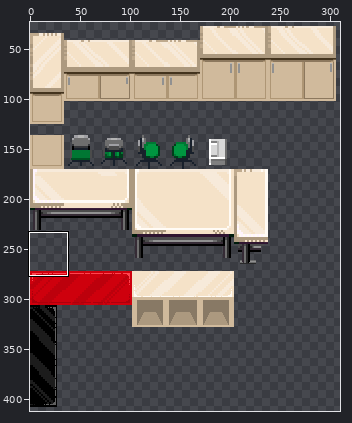
A sprite sheet gets an edit: tileset_own_jas.png. The picture above shows the old version from afar; the outline marks the close-up.
Close-up. First the earlier version:
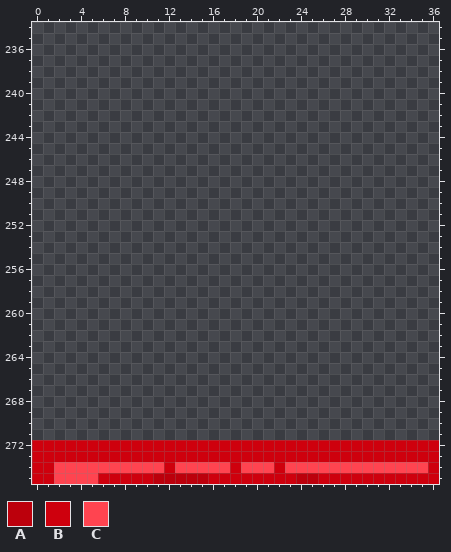
The file is 544x544 pixels. Colours within 5 levels of each other are drawn and written as one. Shown: x 0..36, y 234..275. The wide view leaves out empty margins. The commit also changed other parts of the picture, which this record leaves out.
Palette (. is transparent): A #bc000c  B #ce000d  C #ff4450
Pixels before, first column x 0:
272 BBBBBBBBBBBBBBBBBBBBBBBBBBBBBBBBBBBBB
273 BBBBBBBBBBBBBBBBBBBBBBBBBBBBBBBBBBBBB
274 BBCCCCCCCCCCBCCCCCBCCCBCCCCCCCCCCCCCB
275 BBCCCCBBBBBAAAAABBBBBBBBAABBBBBBBBBBB
Now the later version:
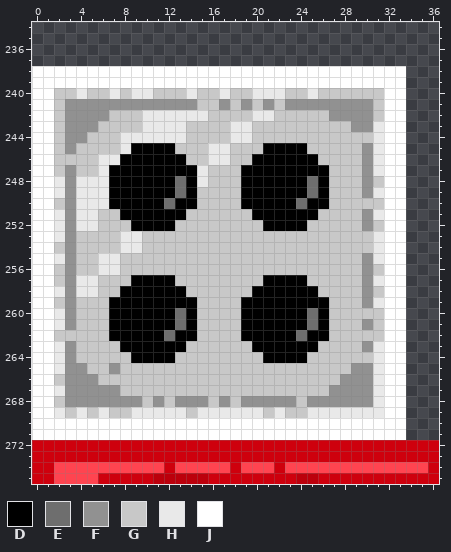
Colours new in this view: D #000000  E #6e6e6e  F #919191  G #c8c8c8  H #e9e9e9  J #ffffff
From old to new:
Changed rows in their new state; - is an unchanged pixel.
first column x 0:
238 JJJJJJJJJJJJJJJJJJJJJJJJJJJJJJJJJJ
239 JJJJJJJJJJJJJJJJJJJJJJJJJJJJJJJJJJ
240 JJGGHGGHGHHGGGHGGHGGHHHGGHGGGGGGJJ
241 JJGFFFFFFFFFFFFGGFGFGFGFFFFFFFFGJJ
242 JJGFFFFGGGHHHHHHGGGGHHGGGGGFFFFGJJ
243 JJGFFFGGGGHHHHGGGGHHGGGGGGGGGFFHJJ
244 JJGFFGGGHHHHHHGGGGHHGGGGGGGGGGGHJJ
245 JJGFGGGGHDDDDGGGHHGGGDDDDGGGGGFHJJ
246 JJGGGGHHDDDDDDGGHHGGDDDDDDGGGGFHJJ
247 JJGFGGHDDDDDDDDHGGGDDDDDDDDGGGFHJJ
248 JJHFHHHDDDDDDEDHGGGDDDDDDEDGGGFGJJ
249 JJHFHHHDDDDDDEDGGGGDDDDDDEDGGGFHJJ
250 JJGFHHHDDDDDEDDGGGGDDDDDEDDGGGGGJJ
251 JJHFHHGGDDDDDDGGGGGGDDDDDDGGGGFHJJ
252 JJHFHHGGGDDDDGGGGGGGGDDDDGGGGGFGJJ
253 JJHFGGGGHHGGGGGGGGGGGGGGGGGGGGGHJJ
254 JJGFGGGGHHGGGGGGGGGGGGGGGGGGGGGHJJ
255 JJHFGGHHGGGGGGGGGGGGGGGGGGGGGGFHJJ
256 JJGFGGHHGGGGGGGGGGGGGGGGGGGGGGFGJJ
257 JJGFHHGGGDDDDGGGGGGGGDDDDGGGGGFHJJ
258 JJHFHHGGDDDDDDGGGGGGDDDDDDGGGGFGJJ
259 JJGFGGGDDDDDDDDGGGGDDDDDDDDGGGFHJJ
260 JJHFGGGDDDDDDEDGGGGDDDDDDEDGGGGGJJ
261 JJHFGGGDDDDDDEDGGGGDDDDDDEDGGGFGJJ
262 JJGGGGGDDDDDEDDGGGGDDDDDEDDGGGGGJJ
263 JJHFGGGGDDDDDDGGGGGGDDDDDDGGGGFHJJ
264 JJHFGGGGGDDDDGGGGGGGGDDDDGGGGGGHJJ
265 JJHFFGGFGGGGGGGGGGGGGGGGGGGGGFFHJJ
266 JJGFFFGGGGGGGGGGGGGGGGGGGGGGFFFHJJ
267 JJHFFFFFGGGGGGGGGGGGGGGGGGGFFFFHJJ
268 JJGFFFFFFFGFGFFFGFGFFFFFGFFFFFFHJJ
269 JJHGHGHGGHHHHHGHHHHHHGHGGHHHHHHHJJ
270 JJJJJJJJJJJJJJJJJJJJJJJJJJJJJJJJJJ
271 JJJJJJJJJJJJJJJJJJJJJJJJJJJJJJJJJJ
Boxes around the changes in both close-ups, in picture pixels (x1, y1, x2, y2):
added: (32, 66, 406, 440)
